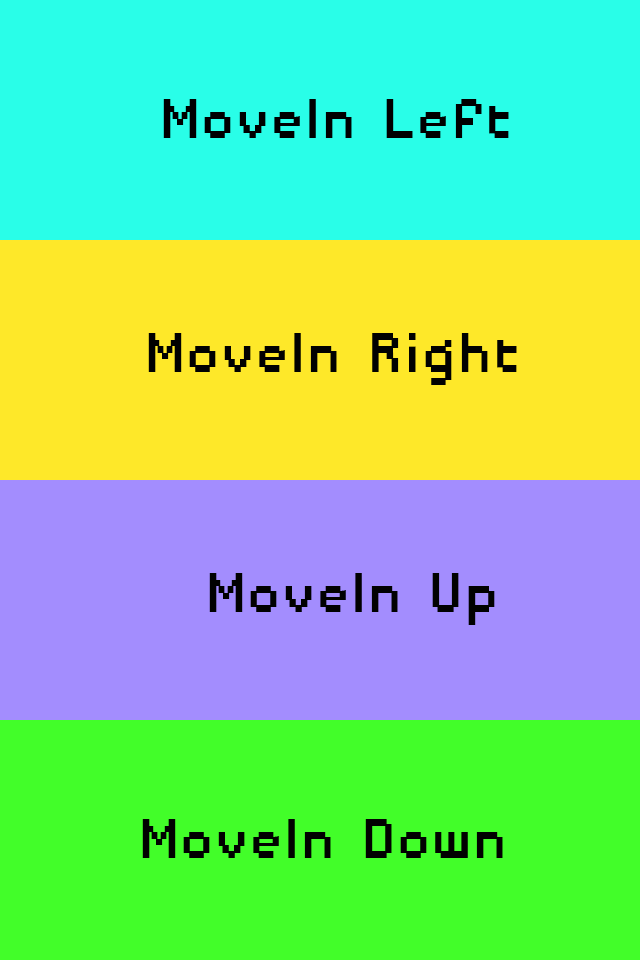
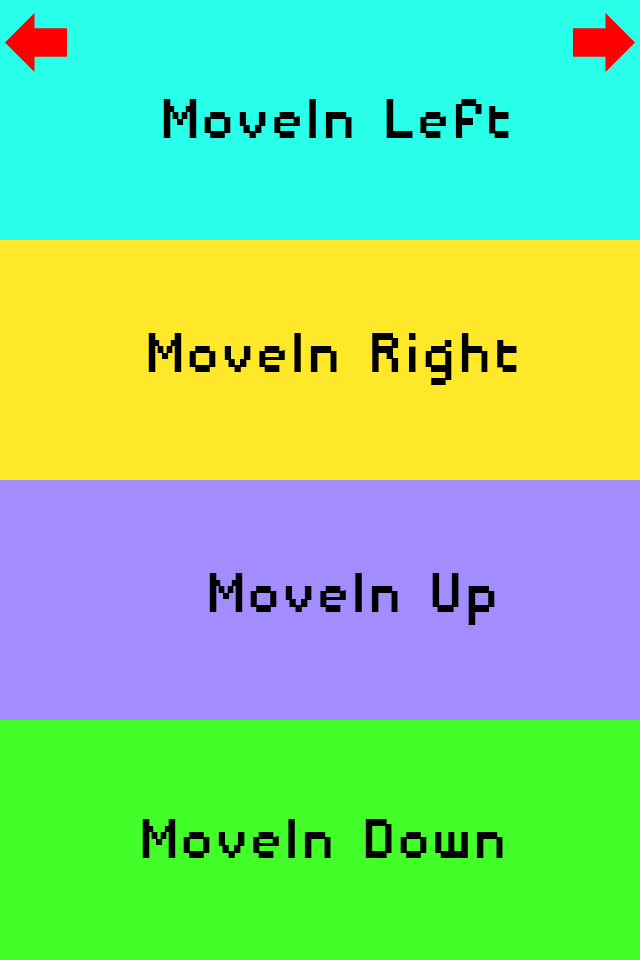
Layers edited between the first and the second (640, 960) image:
added layer "back move=5x0 psd=back" in group "caption" over [5, 13, 67, 72]
added layer "next move=-5x0 psd=builtin_move_out.psd" in group "caption" over [573, 13, 635, 72]
